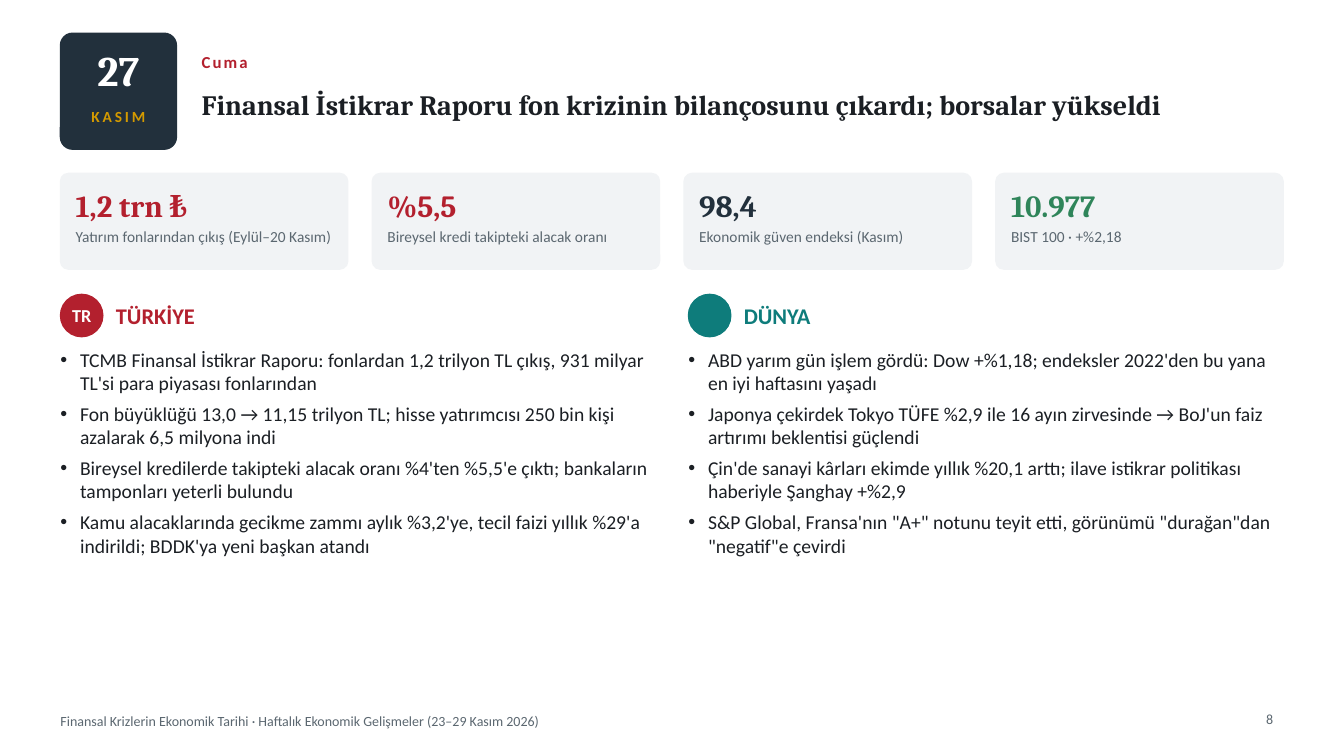
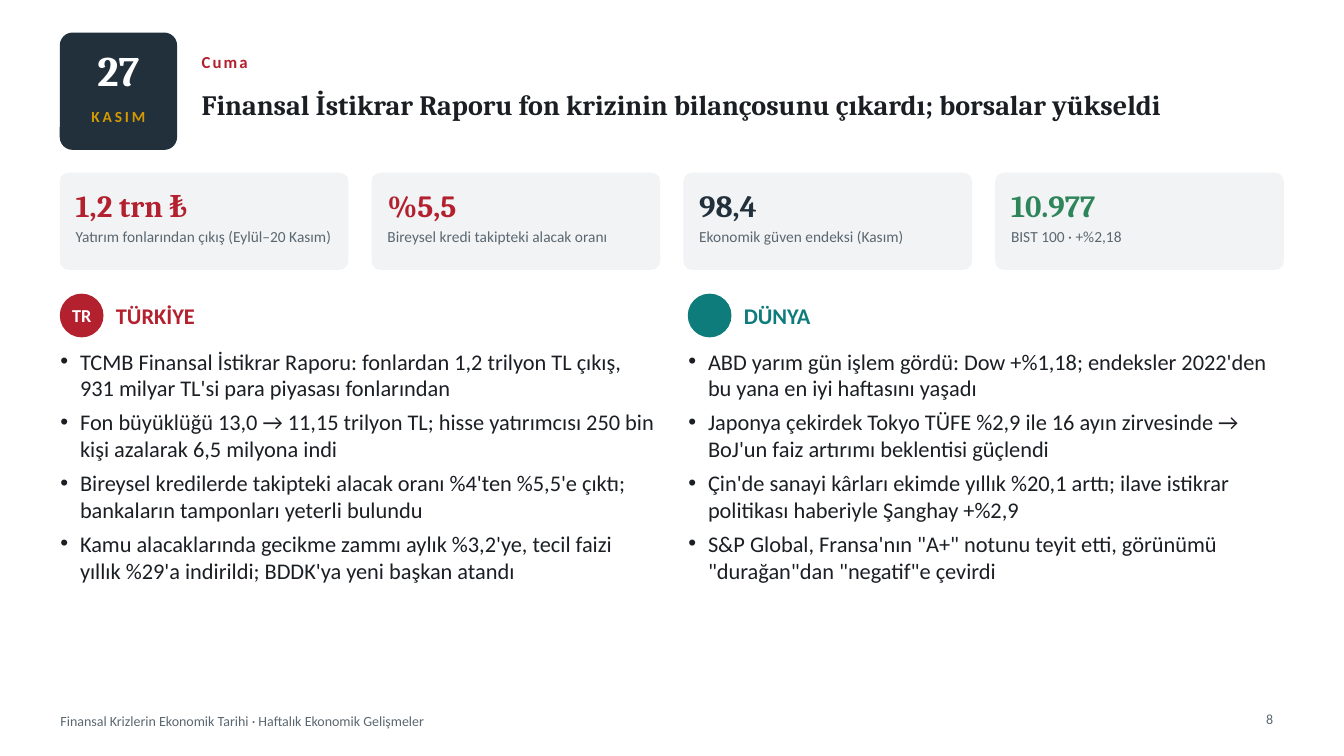
Before and after one commit to likyastudio/ikya-studios-ad, a slide deck: slide 8 of sunum/Haftalik_Ekonomik_Gelismeler_23-29_Kasim_2026.pptx. Drawn at 1344x756 pixels with LibreOffice and Linux fonts; fonts in the diff are those of the drawing; background and template pictures are left out. Boxes give left, top, right and bottom in pixels: in the first picture for what was removed or moved away, otherwise in the second. Text is boxed around its words. In the diff, an @@ line names an element or a change of style, - is before the commit and + after.

```diff
--- a/sunum/Haftalik_Ekonomik_Gelismeler_23-29_Kasim_2026.pptx
+++ b/sunum/Haftalik_Ekonomik_Gelismeler_23-29_Kasim_2026.pptx
@@ text "TCMB Finansal İstikrar Raporu: fonlardan ..." at <box>80,351,654,583</box>: size 14 to 16 pt @@
@@ text "ABD yarım gün işlem gördü: ..." at <box>708,354,1266,583</box>: size 14 to 16 pt @@
@@ text at <box>60,716,424,729</box>: text changed @@
-Finansal Krizlerin Ekonomik Tarihi · Haftalık Ekonomik Gelişmeler (23–29 Kasım 2026)
+Finansal Krizlerin Ekonomik Tarihi · Haftalık Ekonomik Gelişmeler
```
Also in this commit, not shown: 17 other slides changed.
